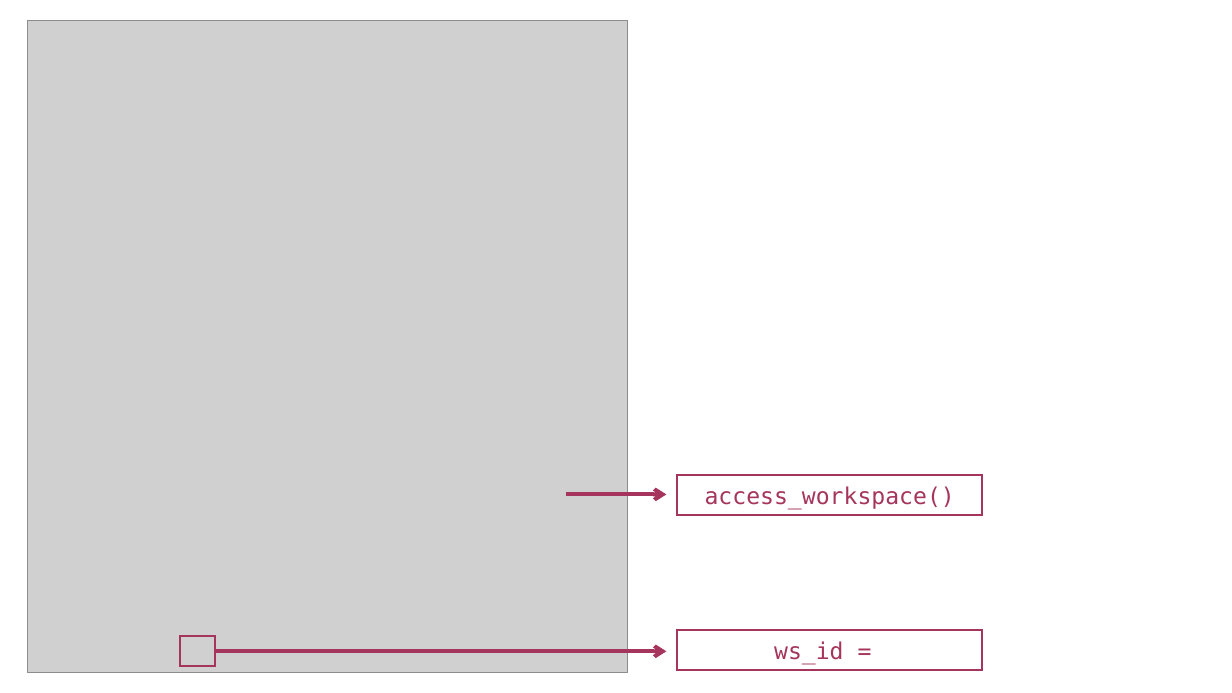
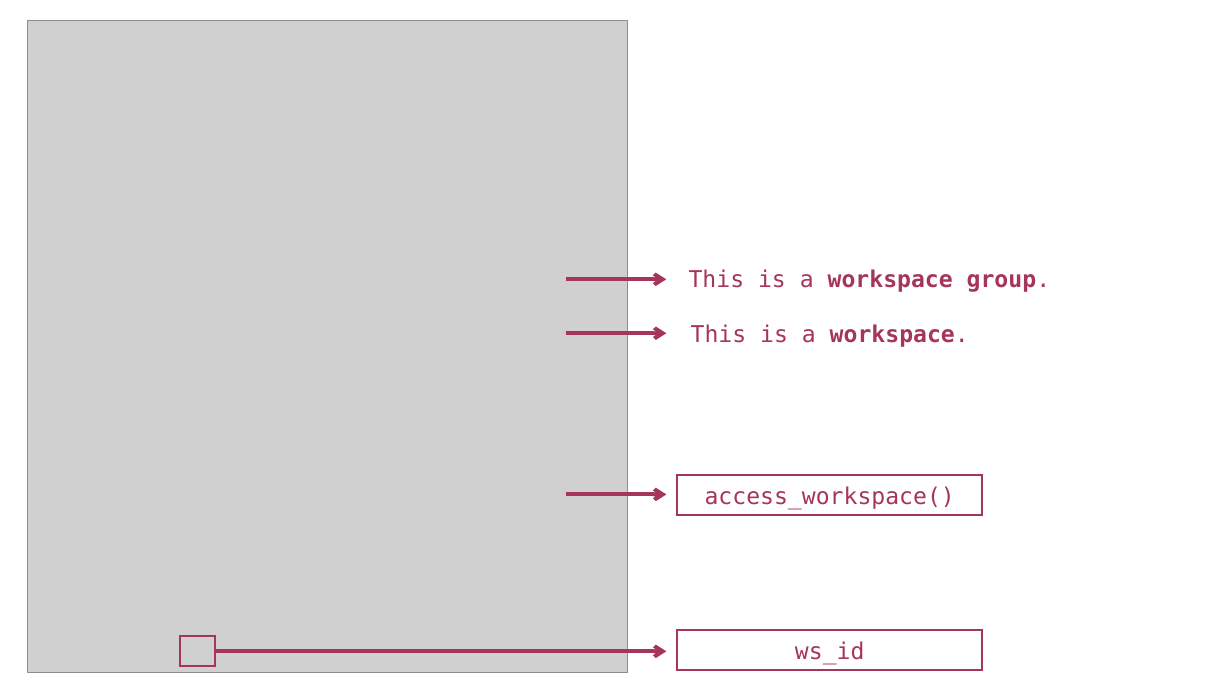
Before and after one commit to iqb-research/eatPrepTBA, a slide deck: slide 2 of vignettes/images/images.pptx. Drawn at 1232x693 pixels with LibreOffice and Linux fonts; fonts in the diff are those of the drawing; grey boxes stand for pictures. Boxes give left, top, right and bottom in pixels: in the first picture for what was removed or moved away, otherwise in the second. Text is boxed around its words. In the diff, an @@ line names an element or a change of style, - is before the commit and + after.

```diff
--- a/vignettes/images/images.pptx
+++ b/vignettes/images/images.pptx
@@ rectangle added at [677, 259, 1062, 299], fill #FFFFFF, outline #FFFFFF 1.5 pt, 18 pt, text #A5355C, bold @@
+This is a workspace group.
@@ arrow added from (566, 279) to (666, 279), #A5355C 3 pt @@
@@ rectangle added at [677, 313, 983, 353], fill #FFFFFF, outline #FFFFFF 1.5 pt, 18 pt, text #A5355C, bold @@
+This is a workspace.
@@ arrow added from (566, 334) to (666, 334), #A5355C 3 pt @@
@@ text in rectangle at [795, 641, 865, 665]: text changed @@
-ws_id =
+ws_id
```
Also in this commit, not shown: 1 other slide changed, 2 slides added, 1 slide removed, 2 other files.
